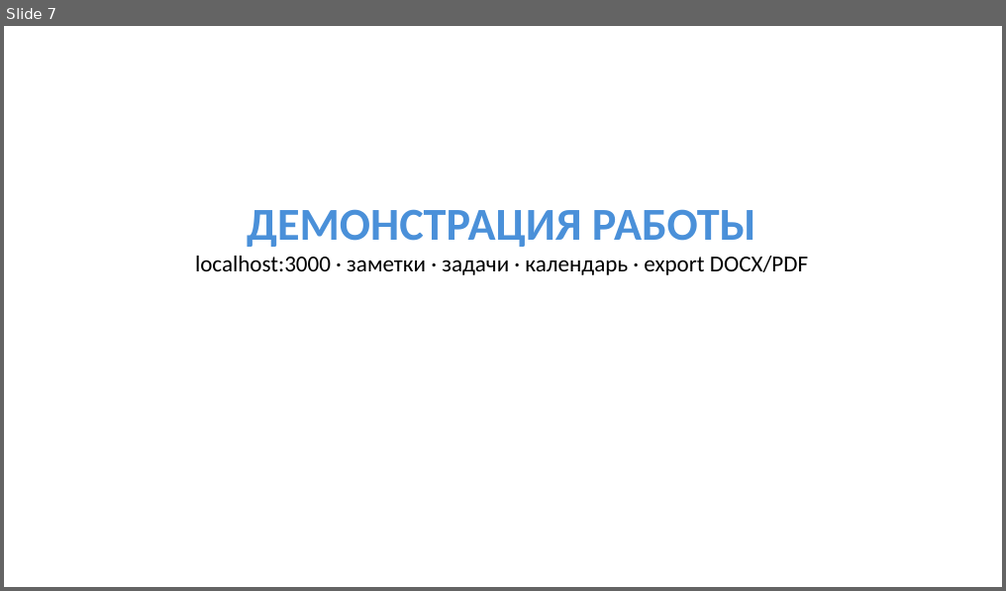
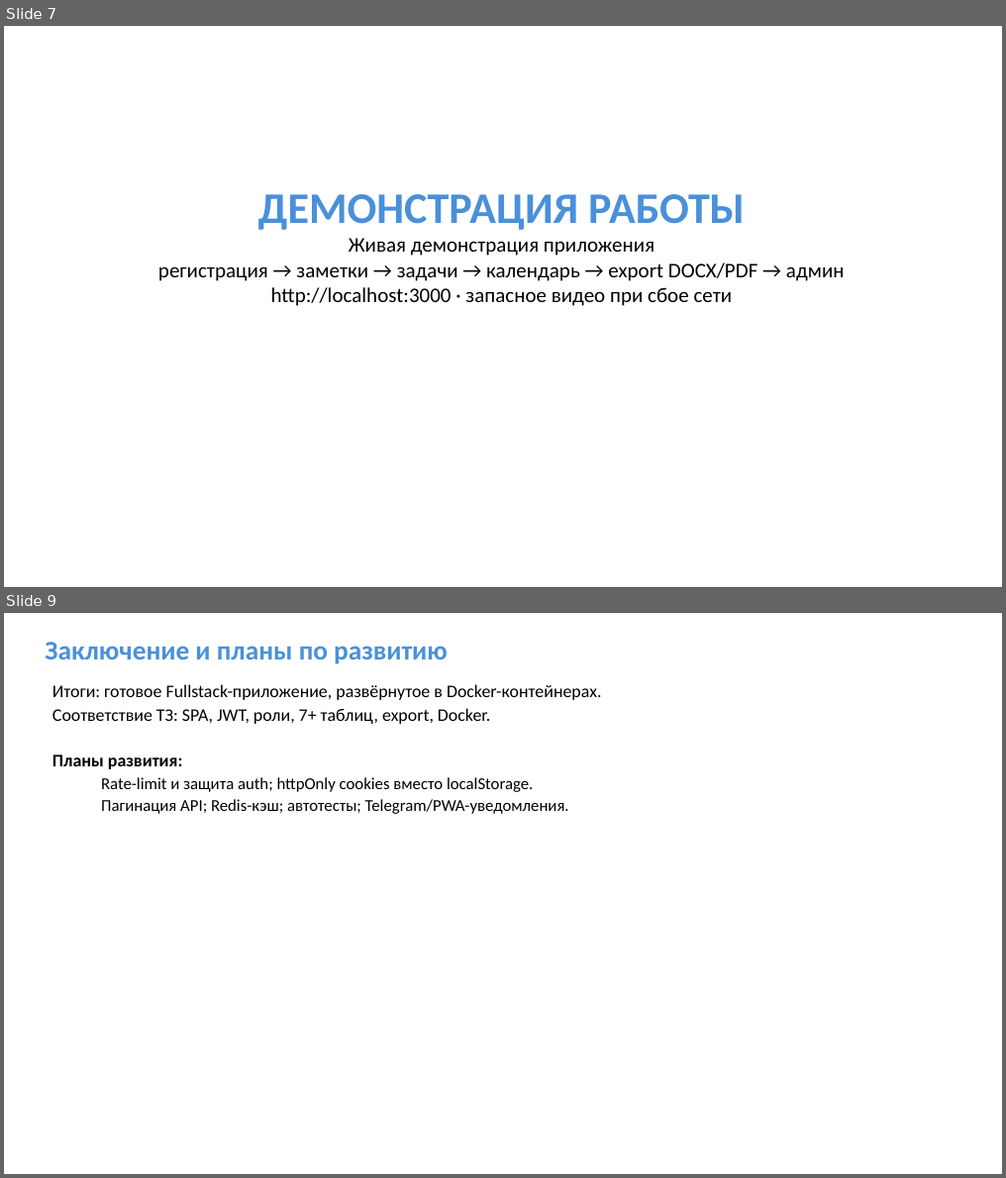
Before and after one commit to Sergei0319/ticktick-diplom, a slide deck: presentation/Презентация_TickTick_диплом.pptx. Shown one above the other, each under a label of ours: slide 7 before the commit, slides 7 and 9 after it; the slides between them are not shown. The pictures are 1006x591 and 1006x1178 pixels, drawn with LibreOffice and Linux fonts; fonts in the diff are those of the drawing. Boxes give left, top, right and bottom in pixels: in the first picture for what was removed or moved away, otherwise in the second. Text is boxed around its words. In the diff, an @@ line names an element or a change of style, - is before the commit and + after.

```diff
--- a/presentation/Презентация_TickTick_диплом.pptx
+++ b/presentation/Презентация_TickTick_диплом.pptx
@@ slide 9 added at (x1=4, y1=613, x2=1002, y2=1174), background #FFFFFF @@
@@ text added at (x1=45, y1=642, x2=448, y2=664), 26 pt, text #4A90D9, bold @@
+Заключение и планы по развитию
@@ text added at (x1=53, y1=684, x2=602, y2=814), 17 pt, text #000000 @@
+Итоги: готовое Fullstack-приложение, развёрнутое в Docker-контейнерах.
+Соответствие ТЗ: SPA, JWT, роли, 7+ таблиц, export, Docker.
+Планы развития:
+  Rate-limit и защита auth; httpOnly cookies вместо localStorage.
+  Пагинация API; Redis-кэш; автотесты; Telegram/PWA-уведомления.
@@ slide 7 changed as well @@
@@ text "ДЕМОНСТРАЦИЯ РАБОТЫ" moved from (x1=195, y1=209, x2=808, y2=275) to (x1=158, y1=194, x2=845, y2=306) @@
@@ text at (x1=258, y1=194, x2=745, y2=230): size 44 to 42 pt in "ДЕМОНСТРАЦИЯ РАБОТЫ" @@
@@ text at (x1=158, y1=238, x2=845, y2=306): text changed; size 22 to 20 pt @@
-localhost:3000 · заметки · задачи · календарь · export DOCX/PDF
+Живая демонстрация приложения
+регистрация → заметки → задачи → календарь → export DOCX/PDF → админ
+http://localhost:3000 · запасное видео при сбое сети
```
Also in this commit, not shown: 5 other slides changed, 3 other slides added, 4 slides removed.
